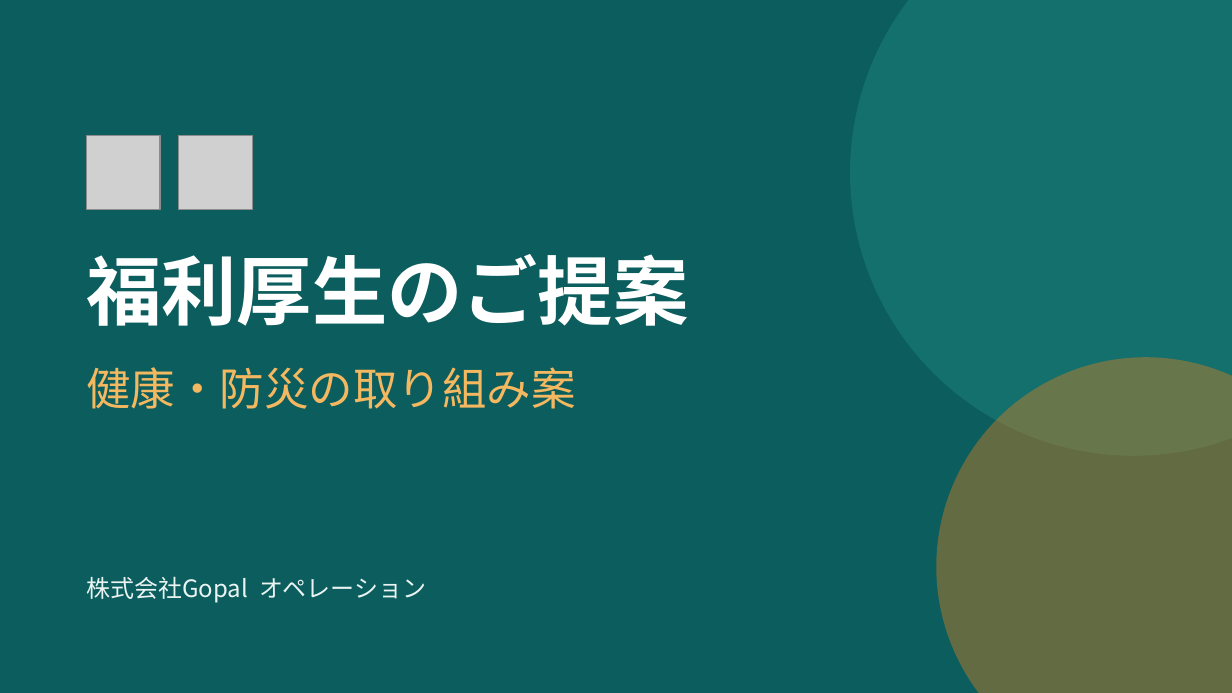
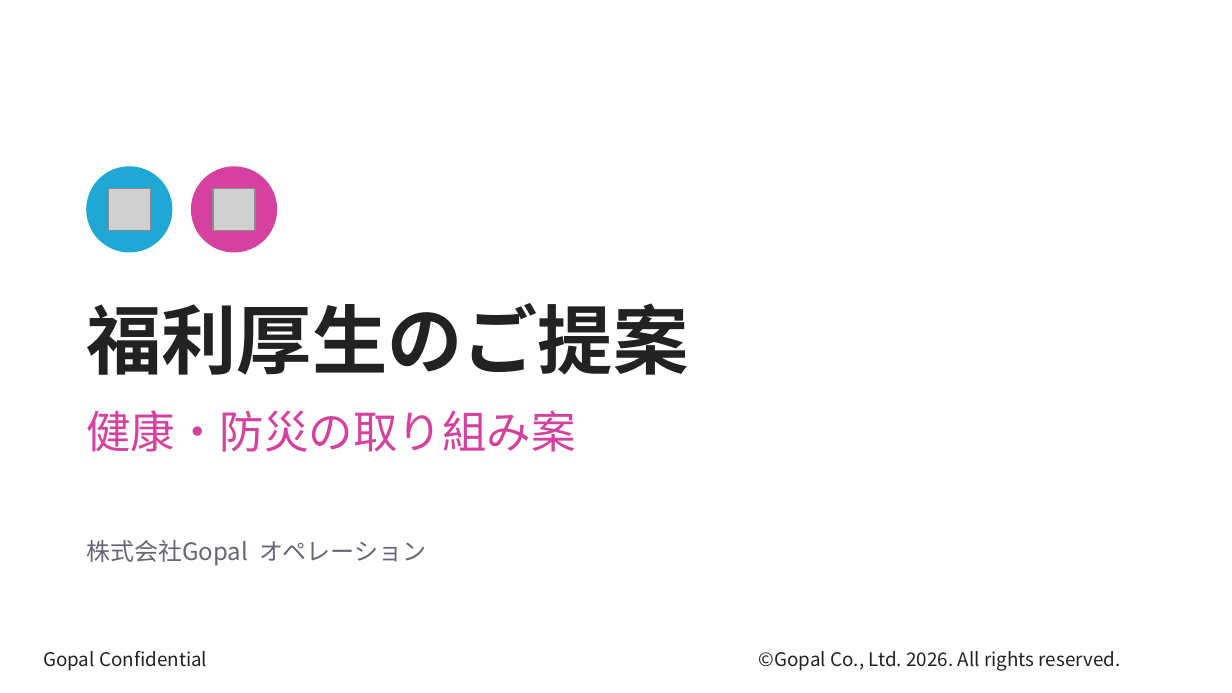
Before and after one commit to kagayugopal-eng/tamu, a slide deck: slide 1 of deck/welfare_health_disaster.pptx. Drawn at 1232x693 pixels with LibreOffice and Linux fonts; fonts in the diff are those of the drawing; grey boxes stand for pictures; background and template pictures are left out. Boxes give left, top, right and bottom in pixels: in the first picture for what was removed or moved away, otherwise in the second. Text is boxed around its words. In the diff, an @@ line names an element or a change of style, - is before the commit and + after.

```diff
--- a/deck/welfare_health_disaster.pptx
+++ b/deck/welfare_health_disaster.pptx
@@ background #0B5D5E to picture (left out) @@
@@ ellipse removed at (850, 0, 1232, 456) @@
@@ picture removed at (179, 136, 253, 209) @@
@@ ellipse added at (86, 166, 172, 253), fill #1FA8D6 @@
@@ ellipse added at (191, 166, 277, 253), fill #D6409F @@
@@ picture: place and size @@
-picture at (86, 136, 160, 209)
+picture at (108, 188, 150, 230)
@@ picture added at (213, 188, 255, 230) @@
@@ text "福利厚生のご提案": place and size @@
-text "福利厚生のご提案" at (86, 254, 688, 326)
+text "福利厚生のご提案" at (86, 303, 688, 375)
@@ text "福利厚生のご提案" at (86, 303, 688, 375): text colour #FFFFFF to #222222 @@
@@ ellipse removed at (936, 357, 1232, 693) @@
@@ text "健康・防災の取り組み案": place and size @@
-text "健康・防災の取り組み案" at (86, 367, 576, 409)
+text "健康・防災の取り組み案" at (86, 410, 576, 452)
@@ text "健康・防災の取り組み案" at (86, 410, 576, 452): text colour #F4B860 to #D6409F @@
@@ text "株式会社Gopal オペレーション": place and size @@
-text "株式会社Gopal オペレーション" at (86, 576, 426, 603)
+text "株式会社Gopal オペレーション" at (86, 540, 426, 566)
@@ text "株式会社Gopal オペレーション" at (86, 540, 426, 566): text colour #EAF4F2 to #666677 @@
@@ text added at (43, 651, 207, 671), 11 pt, text #222222 @@
+Gopal Confidential
@@ text added at (759, 651, 1121, 671), 11 pt, text #222222 @@
+©Gopal Co., Ltd. 2026. All rights reserved.
```
Also in this commit, not shown: 7 other slides changed, 5 other files.
